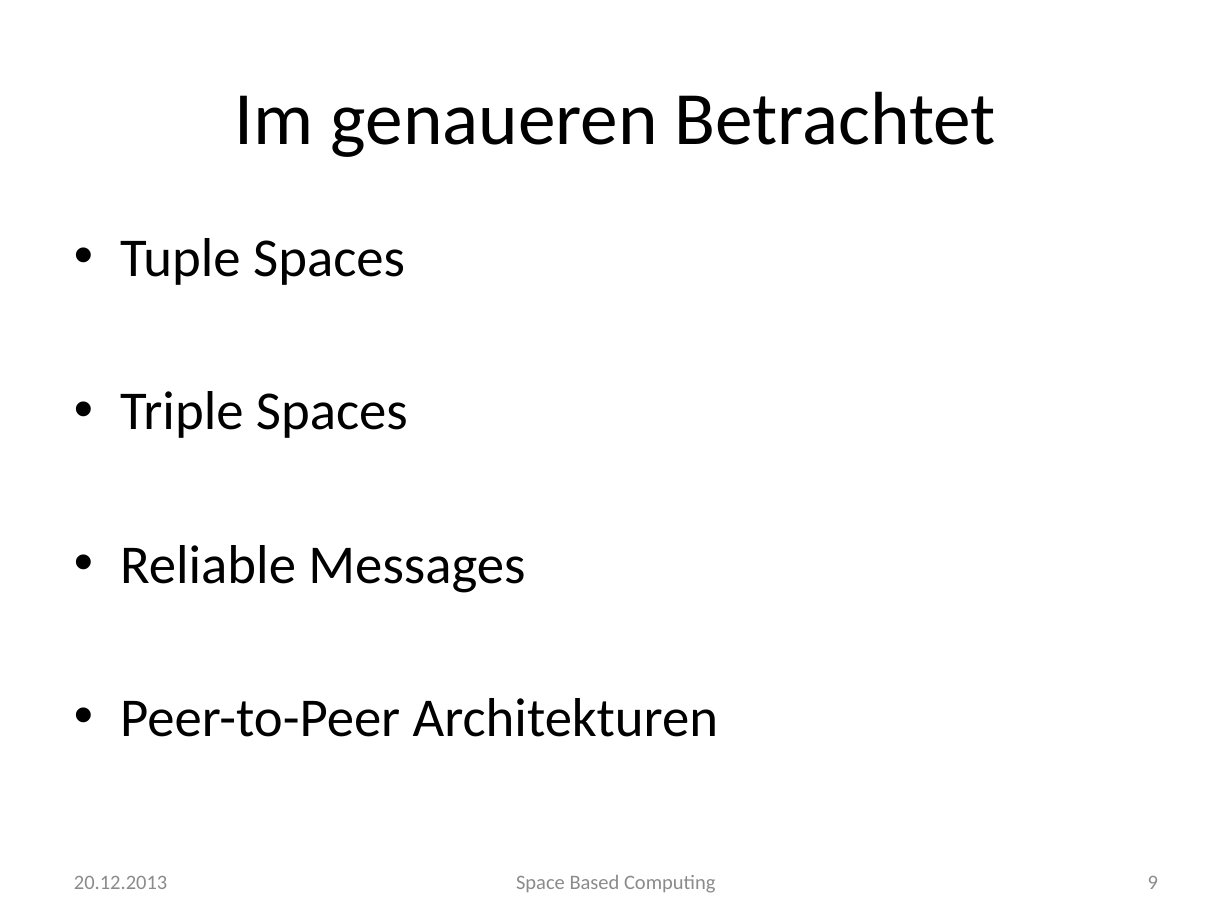
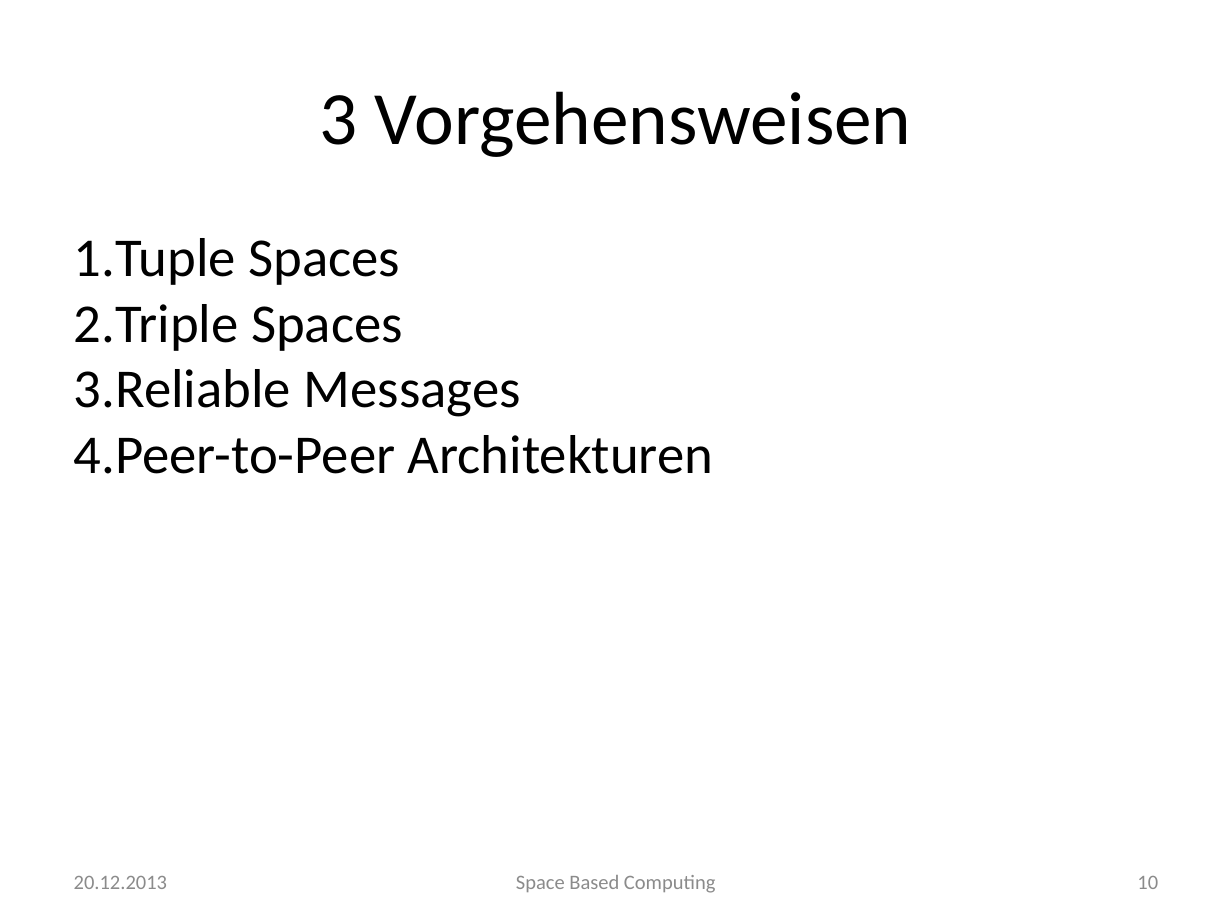
Before and after one commit to traxl/sbcAusarbeitung, a slide deck: slide 10 of Space Based Computing.pptx (slide 9 before the commit). Drawn at 1232x924 pixels with LibreOffice and Linux fonts; fonts in the diff are those of the drawing; background and template pictures are left out. Boxes give left, top, right and bottom in pixels: in the first picture for what was removed or moved away, otherwise in the second. Text is boxed around its words. In the diff, an @@ line names an element or a change of style, - is before the commit and + after.

```diff
--- a/Space Based Computing.pptx
+++ b/Space Based Computing.pptx
@@ text at (320,91,912,157): text changed @@
-Im genaueren Betrachtet
+3 Vorgehensweisen
@@ text "Tuple Spaces" at (74,238,713,474): bullet • to 1.; less space between paragraphs @@
@@ page number at (1137,876,1158,889): text changed; text colour #8C8C8C to #8B8B8B @@
-9
+10
```
Also in this commit, not shown: 20 other slides changed, 8 slides added, 2 slides removed, 3 other files.
